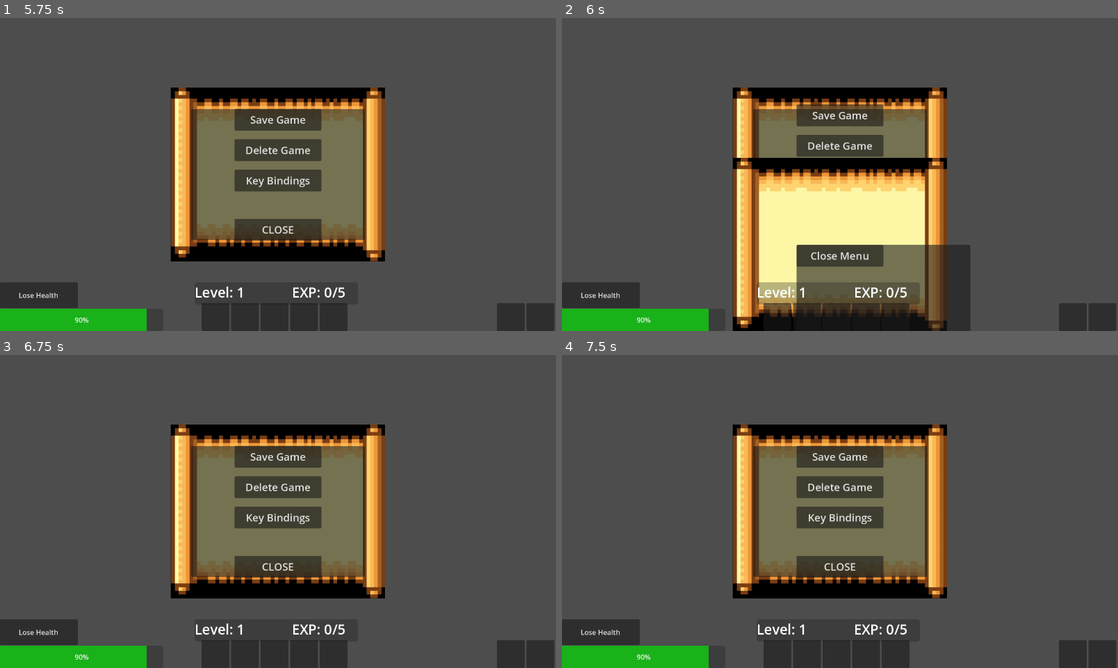
Above: before the commit, frames 1-4 (two rows, left to right).
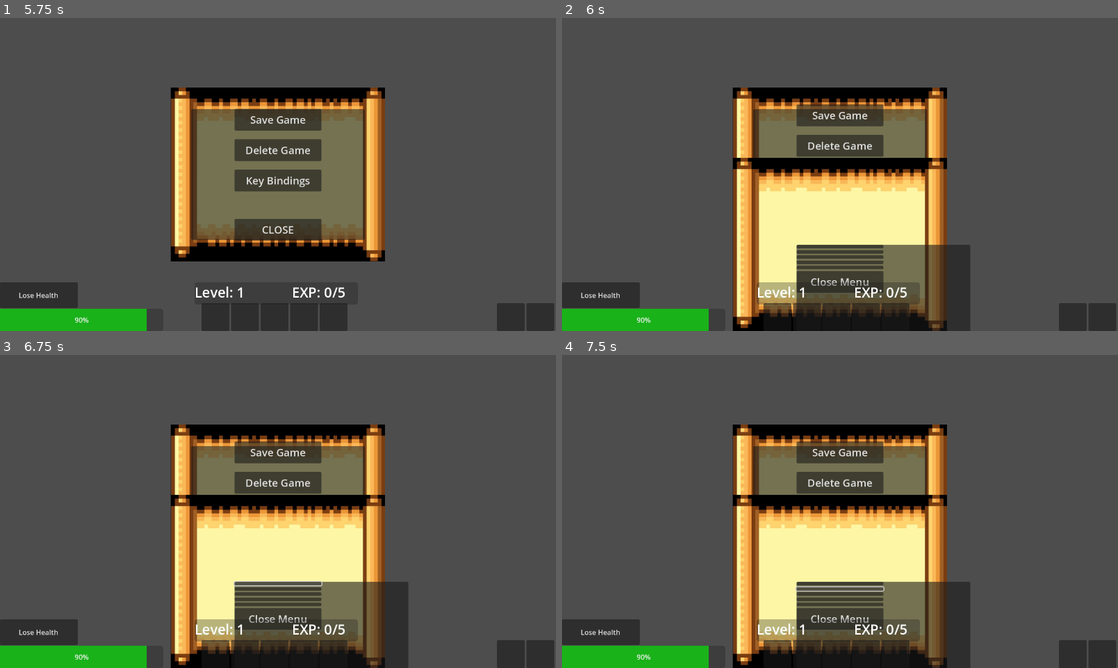
Above: after the commit, the same moments.

Repository: trex414/Profpocalypse-Purdue-Edition
Game: Godot game, scene res://test_main.tscn
Same seed, same stepped clock (60 frames per second), same inputs: the game is played once before the commit and once after it.
Inputs (mouse positions are in pixels of both pictures, inside the frame that each line leads up to):
- Up to frame 1 (5.75 s): click (216, 318) at 0.52 s; click (244, 318) at 1.27 s; click (272, 318) at 2 s; click (305, 318) at 2.75 s; click (333, 318) at 3.5 s; click "Lose Health" at 4.25 s; click (16, 36) at 5 s
- Up to frame 2 (6 s): click "Key Bindings" at 5.75 s
- Up to frame 3 (6.75 s): click (278, 583) at 6.52 s
- Up to frame 4 (7.5 s): click (840, 589) at 7.27 s

Frame 1 is identical in both runs. In frame 2, 1.6% of the frame differs, in the area x 42-58%, y 73-88%; in frame 3, 20%, in the area x 30-74%, y 27-100%; in frame 4, 20%.

Commit message:
added buttons to keybind menu

Diff:
--- /dev/null
+++ b/Inventory/scenes/test_main.tscn
@@ -0,0 +1,21 @@
+[gd_scene load_steps=5 format=3 uid="uid://wtvbsj05mbes"]
+
+[ext_resource type="Script" path="res://Inventory/script/test_main.gd" id="1_8ptka"]
+[ext_resource type="PackedScene" uid="uid://ca3fmoi36r3x6" path="res://Settings/scenes/setting_menu.tscn" id="2_xaqyt"]
+[ext_resource type="Script" path="res://Inventory/scenes/temporary_player.gd" id="3_yselg"]
+[ext_resource type="Texture2D" uid="uid://da60ixcyfybjq" path="res://CharacterImages/WhiteSquare.png" id="4_7uwot"]
+
+[node name="TestMain" type="Node2D"]
+script = ExtResource("1_8ptka")
+
+[node name="Menu UI" type="CanvasLayer" parent="."]
+
+[node name="Control - Settings" parent="Menu UI" instance=ExtResource("2_xaqyt")]
+
+[node name="TemporaryPlayer" type="CharacterBody2D" parent="."]
+script = ExtResource("3_yselg")
+
+[node name="Sprite2D" type="Sprite2D" parent="TemporaryPlayer"]
+position = Vector2(580, 302)
+scale = Vector2(0.5, 0.5)
+texture = ExtResource("4_7uwot")
--- a/Settings/scenes/setting_menu.tscn
+++ b/Settings/scenes/setting_menu.tscn
@@ -119,6 +119,21 @@
 offset_right = 40.0
 offset_bottom = 40.0
 
+[node name="Inventory Button" type="Button" parent="Panel/VBoxContainer/Control - Key Bind Menu/Panel/VBoxContainer"]
+layout_mode = 2
+
+[node name="Move Left" type="Button" parent="Panel/VBoxContainer/Control - Key Bind Menu/Panel/VBoxContainer"]
+layout_mode = 2
+
+[node name="Move Right" type="Button" parent="Panel/VBoxContainer/Control - Key Bind Menu/Panel/VBoxContainer"]
+layout_mode = 2
+
+[node name="Move Up" type="Button" parent="Panel/VBoxContainer/Control - Key Bind Menu/Panel/VBoxContainer"]
+layout_mode = 2
+
+[node name="Move Down" type="Button" parent="Panel/VBoxContainer/Control - Key Bind Menu/Panel/VBoxContainer"]
+layout_mode = 2
+
 [node name="Close Keybind Menu" type="Button" parent="Panel/VBoxContainer/Control - Key Bind Menu/Panel/VBoxContainer"]
 custom_minimum_size = Vector2(200, 50)
 layout_mode = 2
